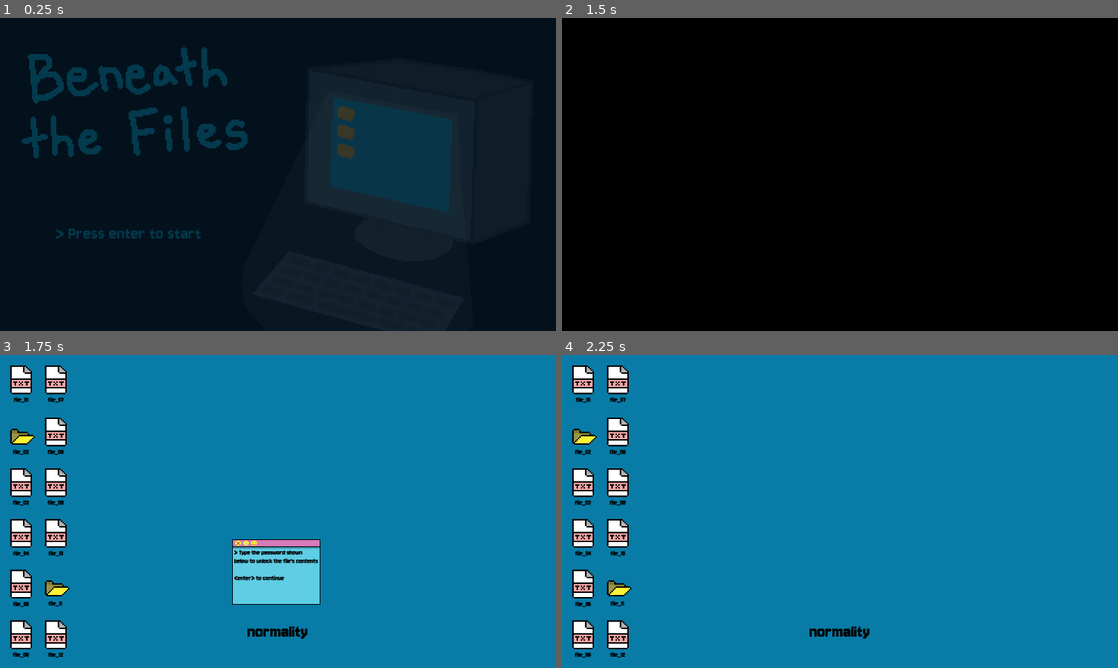
Above: before the commit, frames 1-4 (two rows, left to right).
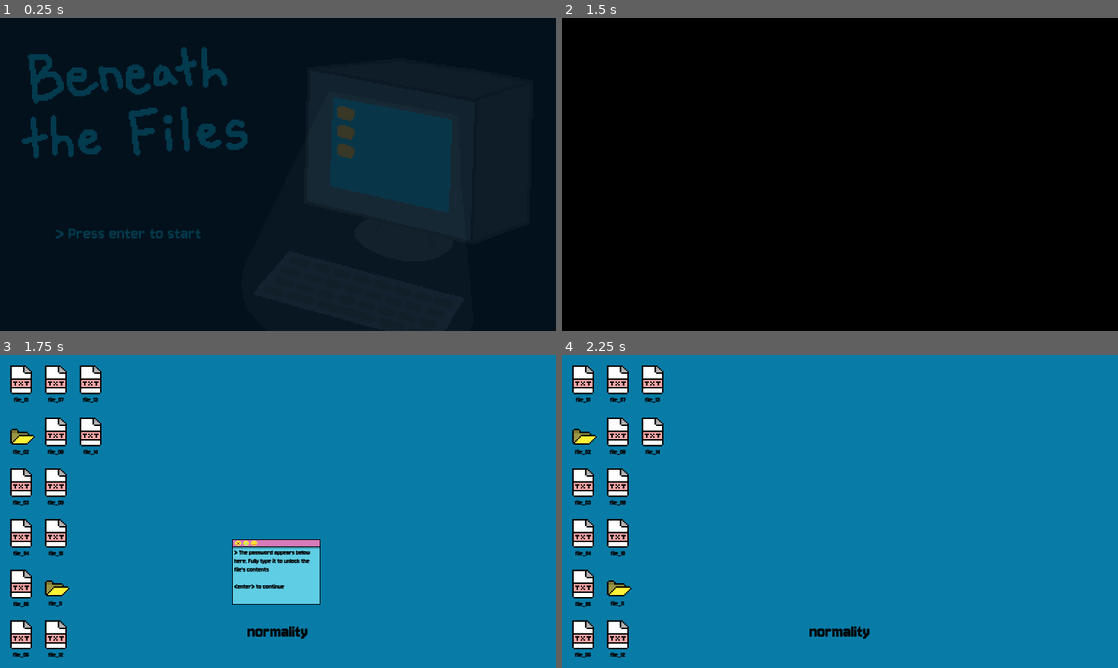
Above: after the commit, the same moments.

Repository: solicht88/beneath_the_files
Game: Godot game, scene res://scenes/title_screen.tscn
Two runs of this game, one before a commit and one after it. Both use one fixed random seed, a clock stepped at 60 frames per second and the inputs below. Sound files missing from this copy of the repository are replaced by a short silence.
Inputs (mouse positions are in pixels of both pictures, inside the frame that each line leads up to):
- Up to frame 1 (0.25 s): no input
- Up to frame 2 (1.5 s): tap Enter (enter) at 0.5, 1.35 s; move the mouse to (962, 158) at 0.52 s; hold Enter (enter) 0.53-1.28 s; click (962, 158) at 0.6 s; move the mouse to (584, 43) at 1.27 s
- Up to frame 3 (1.75 s): click (22, 380) at 1.55 s
- Up to frame 4 (2.25 s): tap Space at 2 s; move the mouse to (567, 420) at 2.02 s; hold Enter (enter) from 2.03 s (still down); click (567, 420) at 2.1 s

Frames 1-2 are identical in both runs. In frame 3, 1.3% of the frame differs, in the area x 14-58%, y 3-75%; in frame 4, 0.8%.

Commit message:
updated readme. added credits, game audio, cleaned up some bugs w/ virus (again)

Diff:
--- a/project.godot
+++ b/project.godot
@@ -18,6 +18,7 @@
 [autoload]
 
 Global="*res://scripts/global.gd"
+BgMusic="*res://scenes/audio_player.tscn"
 
 [display]
 
--- /dev/null
+++ b/scenes/audio_player.tscn
@@ -0,0 +1,3 @@
+[gd_scene format=3 uid="uid://crd4cgcu4qih6"]
+
+[node name="AudioStreamPlayer" type="AudioStreamPlayer"]
--- /dev/null
+++ b/scenes/bg_music.gd
@@ -0,0 +1,11 @@
+extends AudioStreamPlayer2D
+
+
+# Called when the node enters the scene tree for the first time.
+func _ready():
+	pass # Replace with function body.
+
+
+# Called every frame. 'delta' is the elapsed time since the previous frame.
+func _process(delta):
+	pass
--- a/scenes/ending.tscn
+++ b/scenes/ending.tscn
@@ -1,7 +1,9 @@
-[gd_scene load_steps=6 format=3 uid="uid://dkc20ljbimoyv"]
+[gd_scene load_steps=8 format=3 uid="uid://dkc20ljbimoyv"]
 
 [ext_resource type="Texture2D" uid="uid://d272yct2e5qlk" path="res://assets/imgs/game sprites/endinganimation-Sheet.png" id="1_abqy5"]
 [ext_resource type="Script" path="res://scripts/ending.gd" id="1_n8sav"]
+[ext_resource type="PackedScene" uid="uid://crd4cgcu4qih6" path="res://scenes/audio_player.tscn" id="3_pypk5"]
+[ext_resource type="AudioStream" uid="uid://dgb4625dj2bdw" path="res://assets/Sound/kakaist-glitch-sfx-312910.mp3" id="4_xsbax"]
 
 [sub_resource type="Animation" id="Animation_pp6m4"]
 length = 0.001
@@ -45,13 +47,14 @@
 script = ExtResource("1_n8sav")
 
 [node name="ColorRect" type="ColorRect" parent="."]
-z_index = 1
+z_index = 2
 custom_minimum_size = Vector2(1920, 1080)
 offset_right = 40.0
 offset_bottom = 40.0
-color = Color(0, 0, 0, 0.392157)
+color = Color(0.027451, 0.145098, 0.235294, 0.392157)
 
 [node name="Sprite2D" type="Sprite2D" parent="."]
+z_index = 1
 position = Vector2(960, 540)
 texture = ExtResource("1_abqy5")
 hframes = 8
@@ -60,3 +63,13 @@
 libraries = {
 "": SubResource("AnimationLibrary_cgdq1")
 }
+
+[node name="ColorRect2" type="ColorRect" parent="."]
+custom_minimum_size = Vector2(1920, 1080)
+offset_right = 40.0
+offset_bottom = 40.0
+color = Color(0.301961, 0.301961, 0.301961, 1)
+
+[node name="AudioStreamPlayer" parent="." instance=ExtResource("3_pypk5")]
+stream = ExtResource("4_xsbax")
+autoplay = true
--- a/scenes/game/game.tscn
+++ b/scenes/game/game.tscn
@@ -6,6 +6,8 @@
 [ext_resource type="PackedScene" uid="uid://dilb03pqjg4he" path="res://scenes/game/sprites/folder.tscn" id="4_1wjt3"]
 [ext_resource type="PackedScene" uid="uid://cgsp0immour76" path="res://scenes/game/tutorial.tscn" id="6_85jc7"]
 [ext_resource type="Theme" uid="uid://cccmvbftnanij" path="res://scenes/themes/rich_text_label.tres" id="6_u2c7n"]
+[ext_resource type="PackedScene" uid="uid://crd4cgcu4qih6" path="res://scenes/audio_player.tscn" id="7_qyd5v"]
+[ext_resource type="AudioStream" uid="uid://c7fc2nx1u0tlk" path="res://assets/Sound/bensound-aeon.mp3" id="8_euj6p"]
 
 [node name="game" type="Node2D"]
 script = ExtResource("1_kq0ji")
@@ -52,6 +54,12 @@
 [node name="file_12" parent="files" instance=ExtResource("3_1mlka")]
 position = Vector2(140, 900)
 
+[node name="file_13" parent="files" instance=ExtResource("3_1mlka")]
+position = Vector2(260, 20)
+
+[node name="file_14" parent="files" instance=ExtResource("3_1mlka")]
+position = Vector2(260, 200)
+
 [node name="windows" type="Node2D" parent="."]
 
 [node name="RichTextLabel" type="RichTextLabel" parent="."]
@@ -67,13 +75,17 @@
 tab_size = 5
 
 [node name="virus_timer" type="Timer" parent="."]
-wait_time = 10.0
+wait_time = 11.0
 autostart = true
 
 [node name="tutorial" parent="." instance=ExtResource("6_85jc7")]
-offset_left = 340.0
+offset_left = 440.0
 offset_top = 40.0
-offset_right = 340.0
+offset_right = 440.0
 offset_bottom = 40.0
 
+[node name="AudioStreamPlayer" parent="." instance=ExtResource("7_qyd5v")]
+stream = ExtResource("8_euj6p")
+volume_db = 10.0
+
 [connection signal="timeout" from="virus_timer" to="." method="_on_virus_timer_timeout"]
--- a/scenes/game/sprites/file.tscn
+++ b/scenes/game/sprites/file.tscn
@@ -1,8 +1,10 @@
-[gd_scene load_steps=4 format=3 uid="uid://kwmuhnup116s"]
+[gd_scene load_steps=6 format=3 uid="uid://kwmuhnup116s"]
 
 [ext_resource type="Texture2D" uid="uid://qrilmgcx4s56" path="res://assets/imgs/game sprites/txtfile.png" id="1_4u5d7"]
 [ext_resource type="Script" path="res://scripts/game/file.gd" id="1_e273j"]
 [ext_resource type="Theme" uid="uid://bqf8rudx067vu" path="res://scenes/themes/window_text.tres" id="3_r35y5"]
+[ext_resource type="PackedScene" uid="uid://crd4cgcu4qih6" path="res://scenes/audio_player.tscn" id="4_gflvt"]
+[ext_resource type="AudioStream" uid="uid://bjchectg71dux" path="res://assets/Sound/soundreality-sound-of-mouse-click-4-478760.mp3" id="5_ay5v7"]
 
 [node name="file" type="Node2D"]
 z_index = 1
@@ -28,6 +30,10 @@
 text = "file_00"
 horizontal_alignment = 1
 
+[node name="AudioStreamPlayer" parent="." instance=ExtResource("4_gflvt")]
+stream = ExtResource("5_ay5v7")
+volume_db = -14.0
+
 [connection signal="input_event" from="Area2D" to="." method="_on_area_2d_input_event"]
 [connection signal="mouse_entered" from="Area2D" to="." method="_on_area_2d_mouse_entered"]
 [connection signal="mouse_exited" from="Area2D" to="." method="_on_area_2d_mouse_exited"]
--- a/scenes/game/sprites/folder.tscn
+++ b/scenes/game/sprites/folder.tscn
@@ -1,8 +1,10 @@
-[gd_scene load_steps=4 format=3 uid="uid://dilb03pqjg4he"]
+[gd_scene load_steps=6 format=3 uid="uid://dilb03pqjg4he"]
 
 [ext_resource type="Script" path="res://scripts/game/folder.gd" id="1_1dkom"]
 [ext_resource type="Texture2D" uid="uid://dbbqtir4e0nwf" path="res://assets/imgs/game sprites/file.png" id="1_5ivle"]
 [ext_resource type="Theme" uid="uid://bqf8rudx067vu" path="res://scenes/themes/window_text.tres" id="2_tf422"]
+[ext_resource type="PackedScene" uid="uid://crd4cgcu4qih6" path="res://scenes/audio_player.tscn" id="4_bcatm"]
+[ext_resource type="AudioStream" uid="uid://bjchectg71dux" path="res://assets/Sound/soundreality-sound-of-mouse-click-4-478760.mp3" id="5_phlyv"]
 
 [node name="folder" type="Node2D"]
 z_index = 1
@@ -27,6 +29,10 @@
 text = "file_00"
 horizontal_alignment = 1
 
+[node name="AudioStreamPlayer" parent="." instance=ExtResource("4_bcatm")]
+stream = ExtResource("5_phlyv")
+volume_db = -14.0
+
 [connection signal="input_event" from="Area2D" to="." method="_on_area_2d_input_event"]
 [connection signal="mouse_entered" from="Area2D" to="." method="_on_area_2d_mouse_entered"]
 [connection signal="mouse_exited" from="Area2D" to="." method="_on_area_2d_mouse_exited"]
--- a/scenes/game/sprites/virus.tscn
+++ b/scenes/game/sprites/virus.tscn
@@ -1,7 +1,9 @@
-[gd_scene load_steps=4 format=3 uid="uid://cip0y4kupgh0"]
+[gd_scene load_steps=6 format=3 uid="uid://cip0y4kupgh0"]
 
 [ext_resource type="Script" path="res://scripts/game/virus.gd" id="1_ghduq"]
 [ext_resource type="Texture2D" uid="uid://coc3eqsvto8rg" path="res://assets/imgs/game sprites/virus.png" id="2_embg1"]
+[ext_resource type="PackedScene" uid="uid://crd4cgcu4qih6" path="res://scenes/audio_player.tscn" id="3_5sas2"]
+[ext_resource type="AudioStream" uid="uid://bjchectg71dux" path="res://assets/Sound/soundreality-sound-of-mouse-click-4-478760.mp3" id="4_e6ydc"]
 
 [sub_resource type="RectangleShape2D" id="RectangleShape2D_i51iw"]
 size = Vector2(450, 452.5)
@@ -20,8 +22,11 @@
 
 [node name="CollisionShape2D" type="CollisionShape2D" parent="Area2D"]
 position = Vector2(225, 226.25)
-scale = Vector2(1, 1)
 shape = SubResource("RectangleShape2D_i51iw")
+
+[node name="AudioStreamPlayer" parent="." instance=ExtResource("3_5sas2")]
+stream = ExtResource("4_e6ydc")
+volume_db = -14.0
 
 [connection signal="input_event" from="Area2D" to="." method="_on_area_2d_input_event"]
 [connection signal="mouse_entered" from="Area2D" to="." method="_on_area_2d_mouse_entered"]
--- a/scenes/game/sprites/window_long.tscn
+++ b/scenes/game/sprites/window_long.tscn
@@ -1,9 +1,11 @@
-[gd_scene load_steps=6 format=3 uid="uid://dfxnei0ass6fv"]
+[gd_scene load_steps=8 format=3 uid="uid://dfxnei0ass6fv"]
 
 [ext_resource type="Script" path="res://scripts/game/window_long.gd" id="1_k8wek"]
 [ext_resource type="Texture2D" uid="uid://bljn4lqgygmsh" path="res://assets/imgs/game sprites/window1.png" id="1_srsfl"]
 [ext_resource type="Theme" uid="uid://bqf8rudx067vu" path="res://scenes/themes/window_text.tres" id="2_7lwaf"]
 [ext_resource type="Theme" uid="uid://cccmvbftnanij" path="res://scenes/themes/rich_text_label.tres" id="4_c3w4p"]
+[ext_resource type="PackedScene" uid="uid://crd4cgcu4qih6" path="res://scenes/audio_player.tscn" id="5_on2dt"]
+[ext_resource type="AudioStream" uid="uid://bjchectg71dux" path="res://assets/Sound/soundreality-sound-of-mouse-click-4-478760.mp3" id="6_mngea"]
 
 [sub_resource type="CircleShape2D" id="CircleShape2D_m7vv0"]
 radius = 21.587
@@ -50,6 +52,10 @@
 Alex Out."
 autowrap_mode = 2
 
+[node name="AudioStreamPlayer" parent="." instance=ExtResource("5_on2dt")]
+stream = ExtResource("6_mngea")
+volume_db = -14.0
+
 [connection signal="input_event" from="Area2D" to="." method="_on_area_2d_input_event"]
 [connection signal="mouse_entered" from="Area2D" to="." method="_on_area_2d_mouse_entered"]
 [connection signal="mouse_exited" from="Area2D" to="." method="_on_area_2d_mouse_exited"]
--- a/scenes/game/sprites/window_wide.tscn
+++ b/scenes/game/sprites/window_wide.tscn
@@ -1,8 +1,10 @@
-[gd_scene load_steps=5 format=3 uid="uid://5761m8h7twye"]
+[gd_scene load_steps=7 format=3 uid="uid://5761m8h7twye"]
 
 [ext_resource type="Script" path="res://scripts/game/window_wide.gd" id="1_jbj4c"]
 [ext_resource type="Texture2D" uid="uid://43y5yxj26w33" path="res://assets/imgs/game sprites/window2.png" id="1_q75ue"]
 [ext_resource type="Theme" uid="uid://bqf8rudx067vu" path="res://scenes/themes/window_text.tres" id="2_ykk22"]
+[ext_resource type="PackedScene" uid="uid://crd4cgcu4qih6" path="res://scenes/audio_player.tscn" id="4_6thcj"]
+[ext_resource type="AudioStream" uid="uid://bjchectg71dux" path="res://assets/Sound/soundreality-sound-of-mouse-click-4-478760.mp3" id="5_ygop7"]
 
 [sub_resource type="CircleShape2D" id="CircleShape2D_gydew"]
 radius = 22.0
@@ -32,6 +34,10 @@
 autowrap_mode = 2
 metadata/_edit_use_anchors_ = true
 
+[node name="AudioStreamPlayer" parent="." instance=ExtResource("4_6thcj")]
+stream = ExtResource("5_ygop7")
+volume_db = -14.0
+
 [connection signal="input_event" from="Area2D" to="." method="_on_area_2d_input_event"]
 [connection signal="mouse_entered" from="Area2D" to="." method="_on_area_2d_mouse_entered"]
 [connection signal="mouse_exited" from="Area2D" to="." method="_on_area_2d_mouse_exited"]
--- a/scenes/game/tutorial.tscn
+++ b/scenes/game/tutorial.tscn
@@ -1,8 +1,10 @@
-[gd_scene load_steps=5 format=3 uid="uid://cgsp0immour76"]
+[gd_scene load_steps=7 format=3 uid="uid://cgsp0immour76"]
 
 [ext_resource type="Script" path="res://scripts/game/tutorial.gd" id="1_hpb7a"]
 [ext_resource type="Theme" uid="uid://bqf8rudx067vu" path="res://scenes/themes/window_text.tres" id="2_8riw2"]
 [ext_resource type="Texture2D" uid="uid://43y5yxj26w33" path="res://assets/imgs/game sprites/window2.png" id="2_a20la"]
+[ext_resource type="PackedScene" uid="uid://crd4cgcu4qih6" path="res://scenes/audio_player.tscn" id="4_02e41"]
+[ext_resource type="AudioStream" uid="uid://bjchectg71dux" path="res://assets/Sound/soundreality-sound-of-mouse-click-4-478760.mp3" id="5_5mq5h"]
 
 [sub_resource type="CircleShape2D" id="CircleShape2D_rtrdi"]
 radius = 10.4403
@@ -44,6 +46,10 @@
 autowrap_mode = 2
 metadata/_edit_use_anchors_ = true
 
+[node name="AudioStreamPlayer" parent="." instance=ExtResource("4_02e41")]
+stream = ExtResource("5_5mq5h")
+volume_db = -14.0
+
 [connection signal="input_event" from="window/Area2D" to="." method="_on_area_2d_input_event"]
 [connection signal="mouse_entered" from="window/Area2D" to="." method="_on_area_2d_mouse_entered"]
 [connection signal="mouse_exited" from="window/Area2D" to="." method="_on_area_2d_mouse_exited"]
--- a/scenes/title_screen.tscn
+++ b/scenes/title_screen.tscn
@@ -1,8 +1,10 @@
-[gd_scene load_steps=5 format=3 uid="uid://docffyquqmbpg"]
+[gd_scene load_steps=7 format=3 uid="uid://docffyquqmbpg"]
 
 [ext_resource type="Script" path="res://scripts/title_screen.gd" id="1_0tu64"]
 [ext_resource type="Texture2D" uid="uid://dj0wvkjb0ys3r" path="res://assets/imgs/title_screen.png" id="1_yaf11"]
 [ext_resource type="FontFile" uid="uid://26qc6qwewdo8" path="res://assets/Jersey10-Regular.ttf" id="2_g4s32"]
+[ext_resource type="PackedScene" uid="uid://crd4cgcu4qih6" path="res://scenes/audio_player.tscn" id="4_hkmdn"]
+[ext_resource type="AudioStream" uid="uid://c7fc2nx1u0tlk" path="res://assets/Sound/bensound-aeon.mp3" id="5_fiunx"]
 
 [sub_resource type="Theme" id="Theme_jem8t"]
 Label/colors/font_color = Color(0.0313726, 0.486275, 0.654902, 1)
@@ -31,3 +33,8 @@
 offset_bottom = 779.0
 theme = SubResource("Theme_jem8t")
 text = "> Press enter to start"
+
+[node name="AudioStreamPlayer2D" parent="." instance=ExtResource("4_hkmdn")]
+stream = ExtResource("5_fiunx")
+volume_db = 10.0
+autoplay = true
--- a/scripts/ending.gd
+++ b/scripts/ending.gd
@@ -16,5 +16,5 @@
 
 
 # Called every frame. 'delta' is the elapsed time since the previous frame.
-func _process(delta):
+func _process(_delta):
 	pass
--- a/scripts/game/file.gd
+++ b/scripts/game/file.gd
@@ -21,6 +21,7 @@
 
 func _on_area_2d_input_event(_viewport, _event, _shape_idx):
 	if Input.is_action_just_pressed("click") and can_click:
+		$AudioStreamPlayer.play()
 		open_file.emit(self.name)
 
 
--- a/scripts/game/folder.gd
+++ b/scripts/game/folder.gd
@@ -21,6 +21,7 @@
 
 func _on_area_2d_input_event(_viewport, _event, _shape_idx):
 	if Input.is_action_just_pressed("click") and can_click:
+		$AudioStreamPlayer.play()
 		open_file.emit(self.name)
 
 
--- a/scripts/game/game.gd
+++ b/scripts/game/game.gd
@@ -5,6 +5,7 @@
 var cur_word = null
 var cur_file = null
 var cur_file_index = null
+var currently_typing = false
 
 
 var window_long = preload("res://scenes/game/sprites/window_long.tscn")
@@ -14,7 +15,6 @@
 
 # TODO: add music
 # TODO: implement other possible files
-# TODO: playtest, game balancing
 
 
 # Called when the node enters the scene tree for the first time.
@@ -22,6 +22,7 @@
 	await ready
 	Global.fade_out()
 	$RichTextLabel.visible = false
+	$AudioStreamPlayer.play()
 
 	for file in $files.get_children():
 		file.open_file.connect(_pick_password)
@@ -33,6 +34,7 @@
 
 
 func _pick_password(file_name):
+	currently_typing = true
 	cur_file = file_name
 	Global.opened_files.append(cur_file)
 
@@ -40,8 +42,8 @@
 	for file in $files.get_children():
 		if file.name == file_name:
 			cur_file_index = i
+			file.has_opened = true
 		file.can_click = false
-		file.has_opened = true
 		i += 1
 
 	randomize()
@@ -66,18 +68,22 @@
 					var new_window
 
 					if not Global.entries[cur_file_index] is String:
-						new_window = window_wide.instantiate()
+						if Global.entries[cur_file_index][0] == "cave":
+							new_window = window_long.instantiate()
+						else:
+							new_window = window_wide.instantiate()
 					else:
 						new_window = [window_long, window_wide][window_index].instantiate()
 
 					var coords: Vector2
 					if window_index == 0:
-						coords = Vector2(randi_range(300, 1400), randi_range(20, 310))
+						coords = Vector2(randi_range(400, 1360), randi_range(20, 310))
 					else:
-						coords = Vector2(randi_range(300, 1260), randi_range(20, 450))
+						coords = Vector2(randi_range(400, 1250), randi_range(20, 450))
 
 					new_window.set_position(coords)
 					new_window.window_text = Global.entries[cur_file_index]
+					new_window.ending.connect(_on_ending)
 					$windows.add_child(new_window)
 
 
@@ -86,12 +92,13 @@
 					cur_file_index = null
 					cur_letter_index = 0
 					$RichTextLabel.visible = false
+					currently_typing = false
 
 					for file in $files.get_children():
 						if file.name not in Global.opened_files:
 							file.can_click = true
 				else:
-					$RichTextLabel.text = "[center][color=#0a2f4b]" + cur_word.substr(0, cur_letter_index) + "[/color]" + cur_word.substr(cur_letter_index)
+					$RichTextLabel.text = "[center][color=#fbf236]" + cur_word.substr(0, cur_letter_index) + "[/color]" + cur_word.substr(cur_letter_index)
 
 
 # virus takes a file
@@ -107,11 +114,12 @@
 	await get_tree().create_timer(0.1).timeout
 	virus_target.position = virus_target_position
 	await get_tree().create_timer(0.1).timeout
+	virus_target.position = virus_target_position
 
-	if not virus_target.has_opened:
+	if not virus_target.has_opened and not currently_typing:
 		virus_target.can_click = true
-		print("here")
 
+	virus_target.position = virus_target_position
 	virus_target = null
 	virus_target_position = null
 
@@ -131,8 +139,11 @@
 		virus_target = $files.get_children().pick_random()
 		var target_index = $files.get_children().find(virus_target)
 
-		if not target_index == cur_file_index or not Global.entries[target_index] == "virus" or not virus_target.name in Global.taken_files:
+		if not target_index == cur_file_index or not Global.entries[target_index] is String or not virus_target.name in Global.taken_files:
 			virus_can_take = true
+		elif Global.entries[target_index] is String:
+			if not Global.entries[target_index] == "virus":
+				virus_can_take = true
 
 	virus_target_position = virus_target.position
 	virus_target.can_click = false
@@ -147,3 +158,6 @@
 	virus.target_taken.connect(_virus_took_file)
 
 	add_child(virus)
+
+func _on_ending():
+	$AudioStreamPlayer.stop()
--- a/scripts/game/tutorial.gd
+++ b/scripts/game/tutorial.gd
@@ -2,20 +2,20 @@
 
 
 var tutorial = [
-	[Vector2(340, 40), "> Select a file by clicking it to investigate for any viruses
+	[Vector2(440, 40), "> Select a file by clicking it to investigate for any viruses
 
 	<esc> to skip
 	<enter> to continue"],
-	[Vector2(796, 620), "> Type the password shown below to unlock the file's contents
+	[Vector2(796, 620), "> The password appears below here. Fully type it to unlock the file's contents
 
 	<enter> to continue"],
-	[Vector2(340, 410), "> Read and close text or image files by clicking the 'x' in the title bar
+	[Vector2(440, 410), "> Read and close text or image files by clicking the 'x' in the title bar
 
 	<enter> to continue"],
-	[Vector2(340, 40), "> Repeatedly click the virus stealing your files
+	[Vector2(440, 40), "> Repeatedly click the virus stealing your files
 
 	<enter> to continue"],
-	[Vector2(340, 40), "> Repeat previous steps until you find the virus in the computer
+	[Vector2(440, 40), "> Repeat previous steps until you find the virus in the computer
 
 	<enter> to continue"]
 ]
@@ -42,6 +42,9 @@
 
 func _on_area_2d_input_event(_viewport, _event, _shape_idx):
 	if Input.is_action_just_pressed("click"):
+		self.visible = false
+		$AudioStreamPlayer.play()
+		await $AudioStreamPlayer.finished
 		Input.set_default_cursor_shape(Input.CURSOR_ARROW)
 		queue_free()
 
--- a/scripts/game/virus.gd
+++ b/scripts/game/virus.gd
@@ -13,6 +13,7 @@
 var hits_taken = 0
 var health = randi_range(2, 6)
 var moving_to_target = true
+var file_is_moving = false
 
 
 # Called when the node enters the scene tree for the first time.
@@ -32,10 +33,12 @@
 
 		if position.x <= target_x:
 			moving_to_target = false
+			file_is_moving = true
 			taking.emit()
 	else:
-		position.x = move_toward(position.x, 2020, speed*delta)
-		target.position.x = move_toward(target.position.x, 1920, speed*delta)
+		if file_is_moving:
+			position.x = move_toward(position.x, 2020, speed*delta)
+			target.position.x = move_toward(target.position.x, 1920, speed*delta)
 		if position.x >= 2020:
 			target_taken.emit()
 			queue_free()
@@ -52,7 +55,12 @@
 func _on_area_2d_input_event(_viewport, _event, _shape_idx):
 	if Input.is_action_just_pressed("click"):
 		hits_taken += 1
+		$AudioStreamPlayer.play()
 		if hits_taken == health:
+			file_is_moving = false
+			stopped.emit()
+
+			self.visible = false
+			await $AudioStreamPlayer.finished
 			Input.set_default_cursor_shape(Input.CURSOR_ARROW)
-			stopped.emit()
 			queue_free()
--- a/scripts/game/window_long.gd
+++ b/scripts/game/window_long.gd
@@ -1,4 +1,7 @@
 extends Node2D
+
+
+signal ending
 
 
 var window_text
@@ -10,6 +13,8 @@
 	if window_text is String:
 		if window_text == "virus":
 			self.visible = false
+			ending.emit()
+
 			Global.fade_in()
 			await get_tree().create_timer(0.5).timeout
 			get_tree().change_scene_to_file("res://scenes/ending.tscn")
@@ -17,8 +22,8 @@
 			$Label.text = window_text
 	else:
 		$Label.visible = false
-		$Sprite2D.texture = window_text
-		$Area2D/CollisionShape2D.position.x -= 25
+		$Sprite2D.texture = window_text[1]
+		$Area2D/CollisionShape2D.position.y -= 20
 
 
 # Called every frame. 'delta' is the elapsed time since the previous frame.
@@ -36,5 +41,8 @@
 
 func _on_area_2d_input_event(_viewport, _event, _shape_idx):
 	if Input.is_action_just_pressed("click"):
+		self.visible = false
+		$AudioStreamPlayer.play()
+		await $AudioStreamPlayer.finished
 		Input.set_default_cursor_shape(Input.CURSOR_ARROW)
 		queue_free()
--- a/scripts/game/window_wide.gd
+++ b/scripts/game/window_wide.gd
@@ -1,4 +1,7 @@
 extends Node2D
+
+
+signal ending
 
 
 var window_text
@@ -10,6 +13,8 @@
 	if window_text is String:
 		if window_text == "virus":
 			self.visible = false
+			ending.emit()
+
 			Global.fade_in()
 			await get_tree().create_timer(0.5).timeout
 			get_tree().change_scene_to_file("res://scenes/ending.tscn")
@@ -17,8 +22,8 @@
 			$Label.text = window_text
 	else:
 		$Label.visible = false
-		$Sprite2D.texture = window_text
-		$Area2D/CollisionShape2D.position.x -= 25
+		$Sprite2D.texture = window_text[1]
+		$Area2D/CollisionShape2D.position.y -= 35
 
 
 # Called every frame. 'delta' is the elapsed time since the previous frame.
@@ -36,5 +41,8 @@
 
 func _on_area_2d_input_event(_viewport, _event, _shape_idx):
 	if Input.is_action_just_pressed("click"):
+		self.visible = false
+		$AudioStreamPlayer.play()
+		await $AudioStreamPlayer.finished
 		Input.set_default_cursor_shape(Input.CURSOR_ARROW)
 		queue_free()
--- a/scripts/global.gd
+++ b/scripts/global.gd
@@ -87,6 +87,7 @@
 
 var shrine = preload("res://assets/imgs/game sprites/Distration/shintoshrine.png")
 var monster = preload("res://assets/imgs/game sprites/Distration/monsterdistraction.png")
+var cave = preload("res://assets/imgs/game sprites/Distration/thecave.png")
 var entries: Array = [
 	"Feb 28, 2000,
 	Today is a normal day at the mineshaft. Nothing too crazy, just fixing broken drills and examining the steel supports  …(247 unchanged characters)…
@@ -129,8 +130,9 @@
 	From that day on, I promised myself that I would never check what the USB contained, but curiosity got the better of me, and I tentatively plugged it into my computer.
 
 	Alex out.",
-	shrine,
-	monster,
+	["shrine", shrine],
+	["monster", monster],
+	["cave", cave],
 	"virus"
 ]
 
--- a/scripts/title_screen.gd
+++ b/scripts/title_screen.gd
@@ -4,6 +4,7 @@
 # Called when the node enters the scene tree for the first time.
 func _ready():
 	await ready
+	$AudioStreamPlayer2D.play()
 	Global.fade_out()
 	await get_tree().create_timer(0.5).timeout
 
@@ -21,6 +22,7 @@
 
 func _input(event):
 	if event.is_action_pressed("enter"):
+		$AudioStreamPlayer2D.stop()
 		Global.fade_in()
 		await get_tree().create_timer(0.5).timeout
 		get_tree().change_scene_to_file("res://scenes/game/game.tscn")
Not shown, added: assets/Sound/bensound-aeon-cropped.mp3.import
Not shown, added: assets/Sound/bensound-aeon.mp3.import
Not shown, added: assets/Sound/kakaist-glitch-sfx-312910.mp3.import
Not shown, added: assets/Sound/soundreality-sound-of-mouse-click-4-478760.mp3.import
Not shown, added: credits.txt
Not shown: 1 places in scenes/game/game.tscn that only renumber resources
Not shown, added: assets/Sound/bensound-aeon-cropped.mp3
Not shown, removed: assets/Sound/soundreality-sound-of-mouse-click-4-478760 (1).mp3
Not shown, added: assets/Sound/soundreality-sound-of-mouse-click-4-478760.mp3
